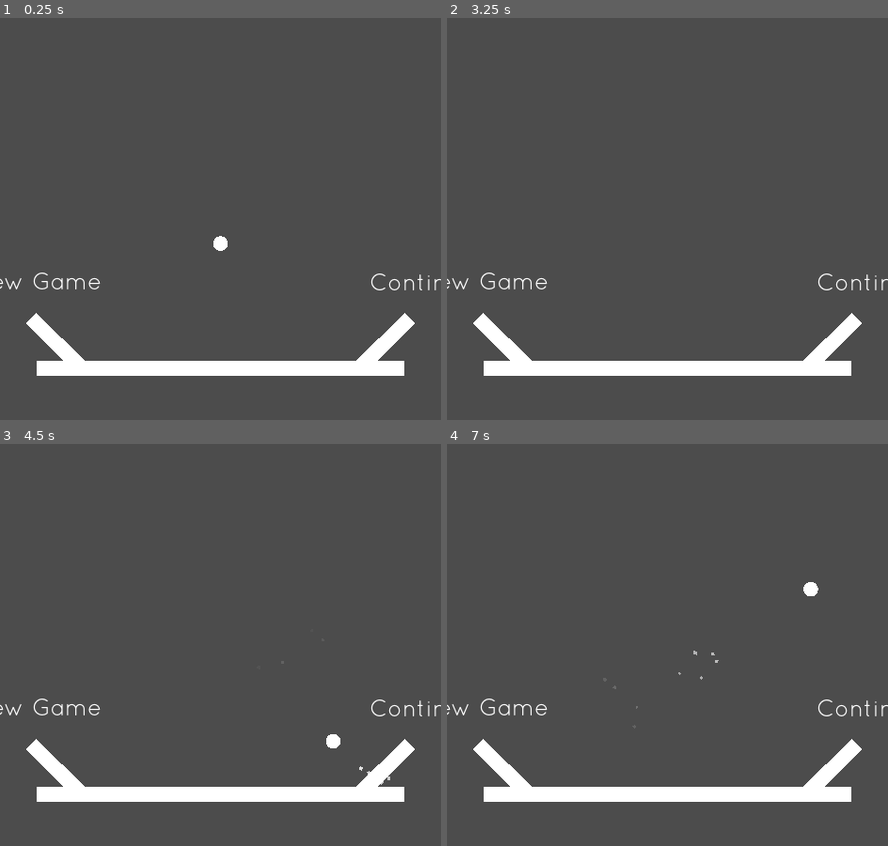
Above: before the commit, frames 1-4 (two rows, left to right).
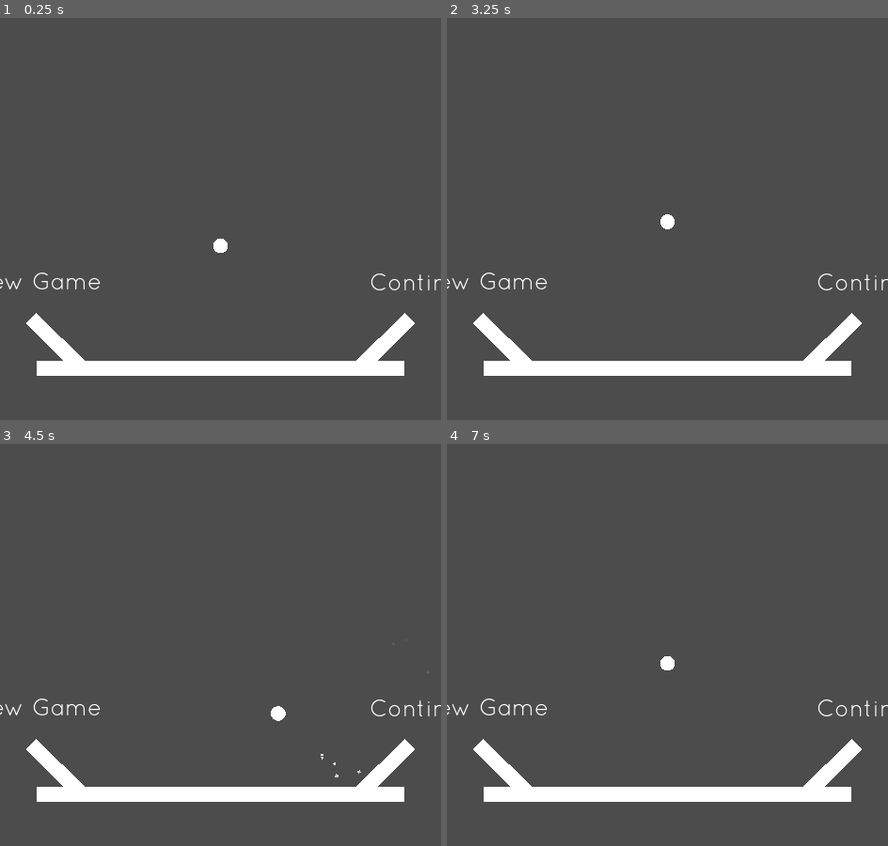
Above: after the commit, the same moments.

Repository: manglemix/Bola
Game: Godot game, scene res://levels/main_menu.tscn
Same seed, same stepped clock (60 frames per second), same inputs: the game is played once before the commit and once after it.
Inputs (mouse positions are in pixels of both pictures, inside the frame that each line leads up to):
- Up to frame 1 (0.25 s): no input
- Up to frame 2 (3.25 s): move the mouse to (764, 182) at 0.52 s; click (764, 182) at 0.6 s; click (764, 182) at 0.77 s; click (764, 182) at 1.07 s; move the mouse to (579, 259) at 1.27 s; click (579, 259) at 1.35 s; click (579, 259) at 1.52 s; click (579, 259) at 1.82 s; tap Enter at 2 s; move the mouse to (711, 58) at 2.02 s; click (711, 58) at 2.1 s; tap Space at 2.75 s; move the mouse to (645, 371) at 2.77 s; click (645, 371) at 2.85 s; click (645, 371) at 3.02 s
- Up to frame 3 (4.5 s): click (198, 797) at 3.32 s; move the mouse to (352, 761) at 3.52 s; click (352, 761) at 3.6 s; click (352, 761) at 3.77 s; click (352, 761) at 4.07 s; move the mouse to (88, 536) at 4.27 s; click (88, 536) at 4.35 s
- Up to frame 4 (7 s): click (535, 536) at 4.52 s; click (535, 536) at 4.82 s; move the mouse to (689, 649) at 5.02 s; click (689, 649) at 5.1 s; tap Enter at 5.75 s; move the mouse to (601, 460) at 5.77 s; click (601, 460) at 5.85 s; click (601, 460) at 6.02 s; click (601, 460) at 6.32 s; move the mouse to (764, 608) at 6.52 s; click (764, 608) at 6.6 s; click (764, 608) at 6.77 s

The runs differ from the first frame. In frame 1, less than 0.1% of the frame differs, in the area x 48-52%, y 54-59%; in frame 2, 0.1%; in frame 3, 0.2%, in the area x 61-89%, y 65-85%; in frame 4, 0.2%.
Error in both runs: Trying to assign value of type 'Nil' to a variable of type 'Dictionary'. (res://autoloads/replays.gd:50)

Commit message:
Improved replays

Diff:
--- a/agents/agent_controller.gd
+++ b/agents/agent_controller.gd
@@ -1,20 +1,19 @@
 class_name AgentController
-extends Node2D
+extends Node
 
 
-signal try_jump(to)
-signal end_jump
-signal correct_origin(origin)
-signal correct_velocity(vel)
-
-var linear_velocity := Vector2.ZERO
-var count := 0
+var _frame_counter := 0
 
 
-func _ready():
-	assert(position == Vector2.ZERO)
+func _increment_counter():
+	_frame_counter += 1
 
 
-func _physics_process(_delta):
-	count += 1
-	linear_velocity = get_parent().linear_velocity
+# Called after gravity and drag but before collisions
+func poll_mutation(delta: float, ball) -> void:
+	_increment_counter()
+
+
+# Called at the very end of the physics frame
+func poll_observe(ball) -> void:
+	return
--- a/agents/bouncy_ball.gd
+++ b/agents/bouncy_ball.gd
@@ -65,9 +65,17 @@
 	emit_signal("jumped")
 
 
+func snap_all(snap_size:=0.1):
+	var snap := Vector2.ONE * snap_size
+	linear_velocity = linear_velocity.snapped(snap)
+	global_position = global_position.snapped(snap)
+
+
 func _physics_process(delta: float):
 	linear_velocity += Vector2.DOWN * gravity * delta
 	linear_velocity -= linear_velocity * linear_velocity * drag_modifier * delta
+
+	_controller.poll_mutation(delta, self)
 
 	if jumping:
 		emit_signal("jumping", jumping_vec.angle())
@@ -114,6 +122,7 @@
 				emit_signal("landed")
 				landed = true
 
+		snap_all()
 		_on_collision(result.collider)
 		emit_signal("collided_with", result.collider)
 
@@ -130,8 +139,6 @@
 	if speed > MAX_SPEED:
 		linear_velocity *= MAX_SPEED / speed
 
-#	_controller.linear_velocity = linear_velocity
-
 
 func _on_collision(node: PhysicsBody2D):
 	pass
--- a/agents/player.tscn
+++ b/agents/player.tscn
@@ -14,8 +14,3 @@
 
 [node name="Particles2D" parent="Node" index="0"]
 local_coords = false
-
-[connection signal="correct_origin" from="UserInput" to="." method="set_global_position"]
-[connection signal="correct_velocity" from="UserInput" to="." method="set_linear_velocity"]
-[connection signal="end_jump" from="UserInput" to="." method="cancel_jump"]
-[connection signal="try_jump" from="UserInput" to="." method="jump_to"]
--- a/agents/replayer.gd
+++ b/agents/replayer.gd
@@ -8,6 +8,9 @@
 var jump_enums: Array
 var collisions: Array
 
+var global_position: Vector2
+var linear_velocity: Vector2
+
 
 func _ready():
 	var jump_log := Replays.logs
@@ -16,55 +19,49 @@
 	collisions = Replays.collision_logs.duplicate()
 
 
-func _physics_process(_delta):
-	if count != jump_times[0]: return
+func poll_mutation(_delta: float, ball):
+	if jump_times.empty(): return
+	if _frame_counter != jump_times[0]:
+		_increment_counter()
+		return
+
 	jump_times.pop_front()
 	var jump_data: Array = jump_enums.pop_front()
+	global_position = ball.global_position
+	linear_velocity = ball.linear_velocity
 
 	match jump_data[0]:
 		Replays.JUMP_START:
 			if origin_check(jump_data[2]):
 				emit_signal("invalid_move")
-			emit_signal("correct_origin", jump_data[2])
+			ball.global_position = jump_data[2]
 
 			if velocity_check(jump_data[3]):
 				emit_signal("invalid_move")
-			emit_signal("correct_velocity", jump_data[3])
+			ball.linear_velocity = jump_data[3]
 
-			emit_signal("try_jump", jump_data[1])
+			ball.jump_to(jump_data[1])
+			ball.snap_all()
 
 		Replays.JUMP_STOPPED:
 			if origin_check(jump_data[1]):
 				emit_signal("invalid_move")
-			emit_signal("correct_origin", jump_data[1])
+			ball.global_position = jump_data[1]
 
 			if velocity_check(jump_data[2]):
 				emit_signal("invalid_move")
-			emit_signal("correct_velocity", jump_data[2])
+			ball.linear_velocity = jump_data[2]
 
-			emit_signal("end_jump")
+			ball.cancel_jump()
 
-	if jump_times.empty():
-		set_physics_process(false)
+	_increment_counter()
 
 
 func origin_check(new_origin: Vector2):
 	prints("o", new_origin.distance_to(global_position))
-	return new_origin.distance_to(global_position) > 0.1
+	return new_origin.distance_to(global_position) > 0.15
 
 
 func velocity_check(new_vel: Vector2):
 	prints("v", new_vel.distance_to(linear_velocity))
-	return new_vel.distance_to(linear_velocity) > 0.1
-
-
-func _on_body_entered(body):
-	yield(get_tree(), "physics_frame")
-#	var data: Array = collisions.pop_front()
-#	if origin_check(data[0]):
-#		emit_signal("invalid_move")
-#	emit_signal("correct_origin", data[0])
-#
-#	if velocity_check(data[1]):
-#		emit_signal("invalid_move")
-#	emit_signal("correct_velocity", data[1])
+	return new_vel.distance_to(linear_velocity) > 0.15
--- a/agents/replayer.tscn
+++ b/agents/replayer.tscn
@@ -13,8 +13,3 @@
 
 [node name="Particles2D" parent="Node" index="0"]
 local_coords = false
-
-[connection signal="correct_origin" from="Replayer" to="." method="set_global_position"]
-[connection signal="correct_velocity" from="Replayer" to="." method="set_linear_velocity"]
-[connection signal="end_jump" from="Replayer" to="." method="cancel_jump"]
-[connection signal="try_jump" from="Replayer" to="." method="jump_to"]
--- a/agents/user_input.gd
+++ b/agents/user_input.gd
@@ -5,32 +5,21 @@
 export var record_input := false
 
 
-func _on_body_entered(_node: Node):
-	if not record_input: return
-	yield(get_tree(), "physics_frame")
-	var origin := global_position.snapped(Vector2.ONE * 0.1)
-	var vel: Vector2 = linear_velocity.snapped(Vector2.ONE * 0.1)
-	emit_signal("correct_origin", origin)
-	emit_signal("correct_velocity", vel)
-	Replays.log_collision(origin, vel)
+func poll_mutation(_delta, ball) -> void:
+	if Input.is_action_just_pressed("jump"):
+		var to: Vector2 = ball.get_global_mouse_position().snapped(Vector2.ONE * 0.1)
+		ball.snap_all()
 
+		if record_input:
+			Replays.log_jump_start(_frame_counter, to, ball.global_position, ball.linear_velocity)
 
-func _physics_process(_delta):
-	var origin := global_position.snapped(Vector2.ONE * 0.1)
-	var vel: Vector2 = linear_velocity.snapped(Vector2.ONE * 0.1)
-
-	if Input.is_action_just_pressed("jump"):
-		emit_signal("correct_origin", origin)
-		var to := get_global_mouse_position().snapped(Vector2.ONE * 0.1)
-
-		emit_signal("correct_velocity", vel)
-		emit_signal("try_jump", to)
-		if record_input:
-			Replays.log_jump_start(count, to, origin, vel)
+		ball.jump_to(to)
+		ball.snap_all()
 
 	elif Input.is_action_just_released("jump"):
-		emit_signal("correct_origin", origin)
-		emit_signal("correct_velocity", vel)
-		emit_signal("end_jump")
+		ball.snap_all()
 		if record_input:
-			Replays.log_jump_end(count, origin, vel)
+			Replays.log_jump_end(_frame_counter, ball.global_position, ball.linear_velocity)
+		ball.cancel_jump()
+
+	_increment_counter()
--- a/levels/main_menu.tscn
+++ b/levels/main_menu.tscn
@@ -9,7 +9,7 @@
 
 
 func _ready():
-	Replays.load_replay(\"replay11.log\")
+	Replays.load_replay(\"replay17.log\")
 	return
 	if not GameState.save_exists():
 		get_node(\"Continue\").queue_free()
@@ -119,7 +119,6 @@
 [node name="Player" parent="." instance=ExtResource( 3 )]
 position = Vector2( 0, -200 )
 script = SubResource( 9 )
-controller_path = NodePath("")
 
 [node name="Camera2D" type="Camera2D" parent="."]
 position = Vector2( 0, -200 )
@@ -214,3 +213,5 @@
 
 [connection signal="body_entered" from="NewGame" to="." method="new_game"]
 [connection signal="body_entered" from="Continue" to="." method="continue_game"]
+
+[editable path="Player"]
--- a/levels/replay.tscn
+++ b/levels/replay.tscn
@@ -28,7 +28,7 @@
 [sub_resource type="GDScript" id=4]
 script/source = "extends Player
 
-#
+
 #func _ready():
 #	yield(self, \"fell_out\")
 #	get_tree().change_scene(get_tree().current_scene.filename)
--- a/project.godot
+++ b/project.godot
@@ -9,7 +9,7 @@
 config_version=4
 
 _global_script_classes=[ {
-"base": "Node2D",
+"base": "Node",
 "class": "AgentController",
 "language": "GDScript",
 "path": "res://agents/agent_controller.gd"
@@ -119,7 +119,6 @@
 
 [physics]
 
-common/physics_fps=120
 common/enable_pause_aware_picking=true
 2d/default_gravity=980
 
